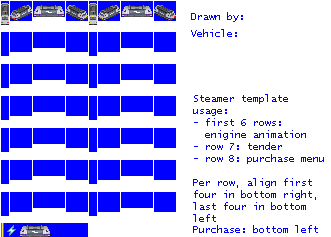
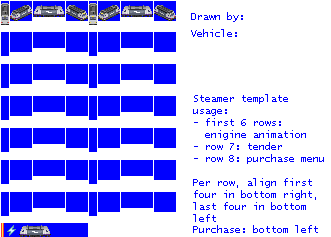
Two versions of the same layered image (w=331, h=237). Layer-by-layer changes:
painted on "empty.png" over [20, 15, 152, 237]
